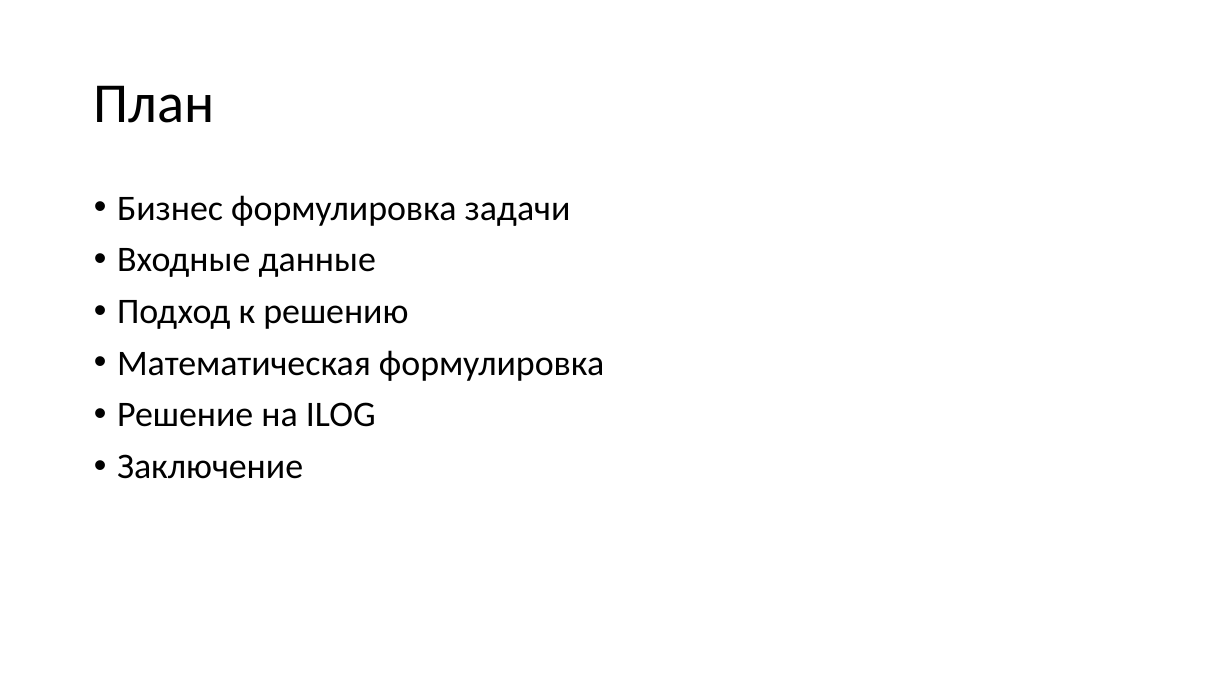
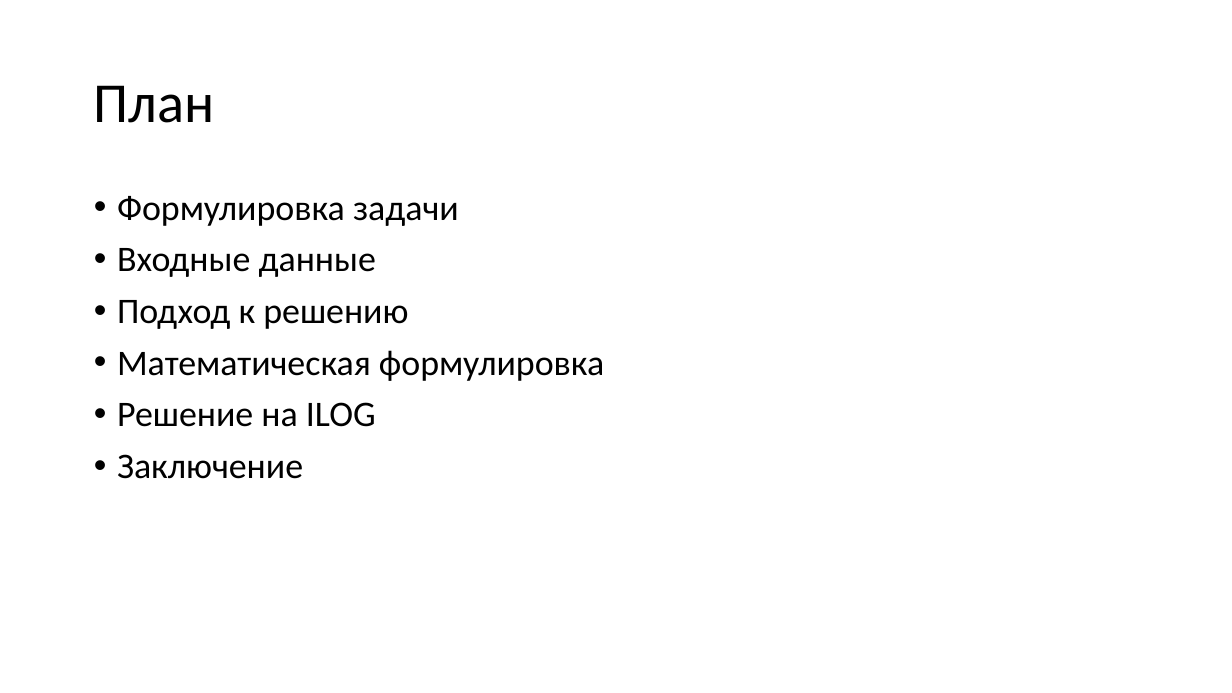
Before and after one commit to alexey-x/NroomsOpti, a slide deck: slide 2 of presentation/NroomsOpti.pptx. Drawn at 1232x693 pixels with LibreOffice and Linux fonts; fonts in the diff are those of the drawing. Boxes give left, top, right and bottom in pixels: in the first picture for what was removed or moved away, otherwise in the second. Text is boxed around its words. In the diff, an @@ line names an element or a change of style, - is before the commit and + after.

```diff
--- a/presentation/NroomsOpti.pptx
+++ b/presentation/NroomsOpti.pptx
@@ text at box(117, 196, 459, 226): text changed @@
-• Бизнес формулировка задачи
+• Формулировка задачи
```
Also in this commit, not shown: 3 other slides changed.
